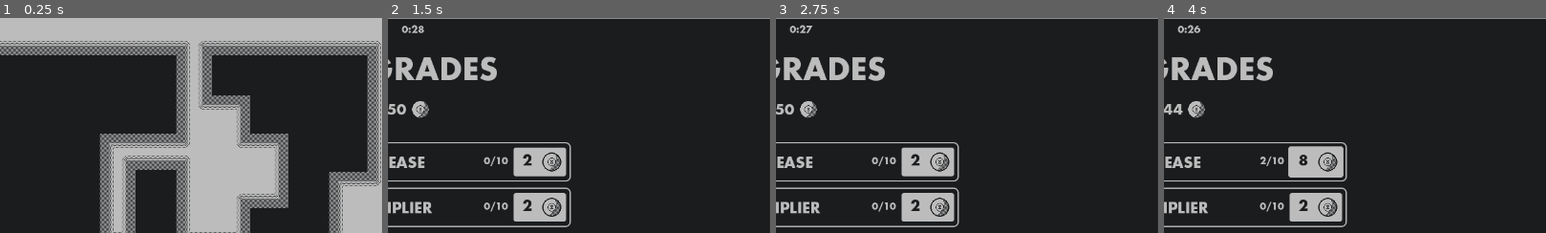
Above: before the commit, frames 1-4 (left to right).
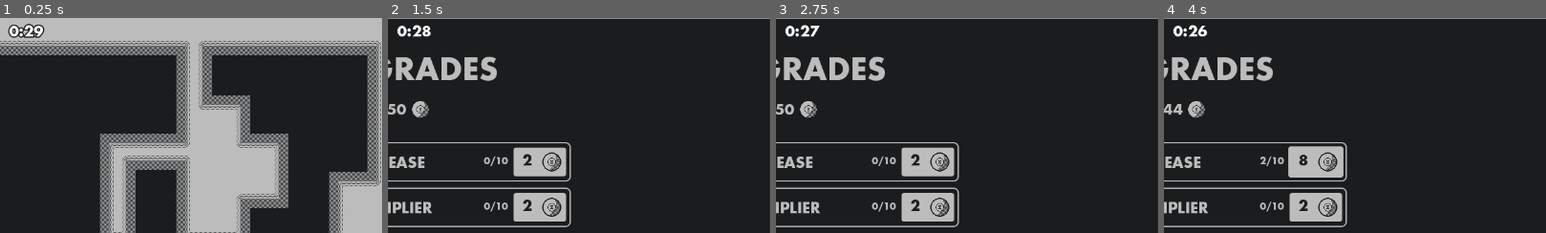
Above: after the commit, the same moments.

Repository: ParryTotato/1BitJam2025
Game: Godot game, scene res://Scenes/Main/main.tscn
The game is run twice, just before and just after one commit, with the same random seed, the same clock (stepped at 60 frames per second) and the same inputs.
Inputs (mouse positions are % of the whole screen's width and height, from its top left):
- Up to frame 1 (0.25 s): no input
- Up to frame 2 (1.5 s): tap Enter (ui_accept) at 0.5, 0.77 s; hold Right (ui_right) 0.53-1.25 s; click (61, 90) at 1.25 s
- Up to frame 3 (2.75 s): click (61, 90) at 2 s
- Up to frame 4 (4 s): click "2" at 2.75 s; click "4" at 3.5 s
The pictures show only the part of the screen within x 47-97%, y 0-50%; the shares and areas given below are measured in that part.

The runs differ from the first frame. In frame 1, 0.5% of the frame differs, in the area x 2-12%, y 2-10%; in frame 2, 0.4%; in frame 3, 0.3%; in frame 4, 0.4%.

Commit message:
timer change I totally did on my own

Diff:
--- a/Scenes/Main/main.tscn
+++ b/Scenes/Main/main.tscn
@@ -401,6 +401,12 @@
 terrain_set_0/terrain_0/color = Color(0, 0, 0, 1)
 sources/1 = SubResource("TileSetAtlasSource_h1bgf")
 
+[sub_resource type="LabelSettings" id="LabelSettings_hryqi"]
+font = ExtResource("8_hryqi")
+font_size = 24
+outline_size = 8
+outline_color = Color(0.101961, 0.109804, 0.117647, 1)
+
 [node name="Main" type="Node2D"]
 script = ExtResource("1_xlvfx")
 
@@ -446,6 +452,7 @@
 theme_override_colors/font_outline_color = Color(0.101961, 0.109804, 0.117647, 1)
 theme_override_fonts/font = ExtResource("8_hryqi")
 text = "0:30"
+label_settings = SubResource("LabelSettings_hryqi")
 horizontal_alignment = 1
 
 [node name="ColorRect" type="ColorRect" parent="Timer"]
Not shown: 1 places in Scenes/Main/main.tscn that only renumber resources
